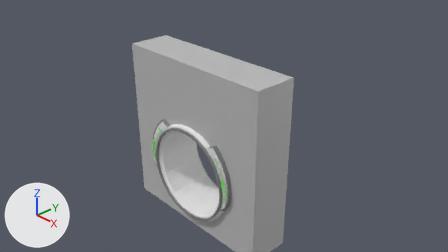
The Blender file Assets/Models/Enviroment/Door3.blend as it was, and as the next commit left it.
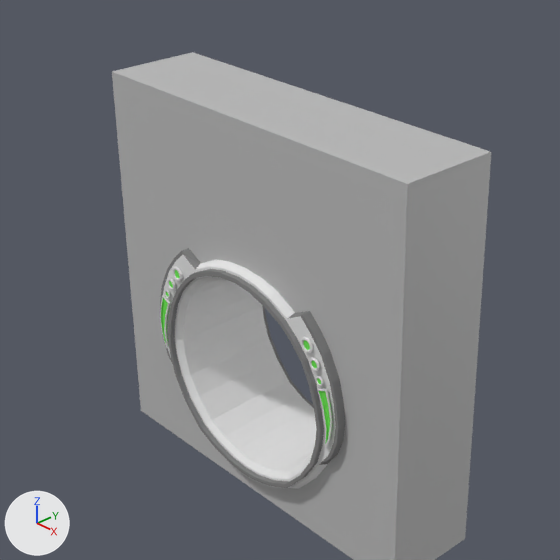
Old and new are each drawn from the file's camera 'Camera' and again close up on the part from 19% to 72% of the width and 5% to 100% of the height. The axes (+X, +Y, +Z) are drawn at lower left. The lights are the same throughout.
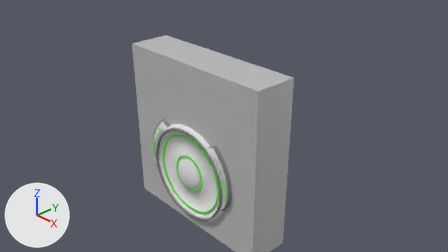
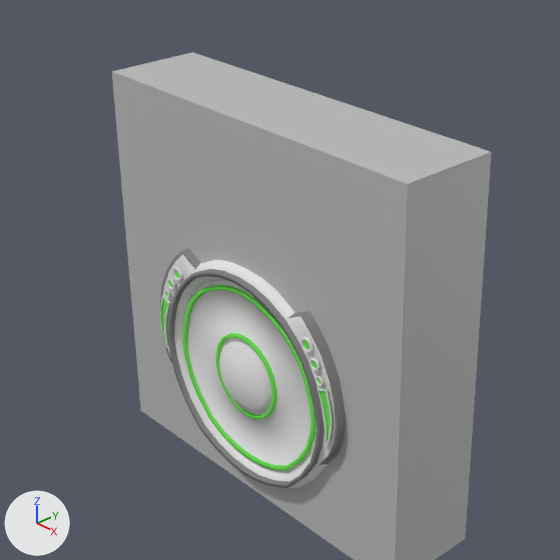
Location of each change, (x1, y1, x2, y2) in pixels of the close-ups (560 x 560 px):
```json
{"object": "ovi.001", "change": "shown", "after": [183, 280, 317, 472]}
{"part": 1, "of": "me_circle_001", "change": "shading changed", "before": [160, 248, 345, 489], "after": [160, 248, 345, 489]}
```

Edits to the scene script, one JSON object a line:
```json
{"block": "me_circle_001", "where": "me_circle_001.from_pydata(...)  # 324 vertices, 294 faces; spans x -1.34..1.34, y -1.16..1.18, z 0.0..0.64"}
{"block": "me_circle_001", "where": "# used by ob_karmit; location = (0.0, 0.0, -0.62); rotation_euler = (1.571, 0.0, 0.0), in degrees (90, 0, 0)"}
{"block": "me_circle_001", "change": "me_circle_001 part 1: all faces are now shaded smooth (294 of 294 changed)"}
{"block": "me_circle_000", "where": "me_circle_000.from_pydata(...)  # 810 vertices, 782 faces; spans x -1.03..1.03, y -1.02..1.02, z -0.98..0.98"}
{"block": "me_circle_000", "where": "# used by ob_ovi_001; location = (0.0, 0.0, -0.62); scale = (1.02, 0.641, 1.02)"}
{"block": "me_circle_000", "change": "me_circle_000 part 2: all faces are now shaded smooth (782 of 782 changed)"}
{"op": "remove", "block": "ob_ovi_001", "code": "ob_ovi_001.hide_viewport = True"}
```
